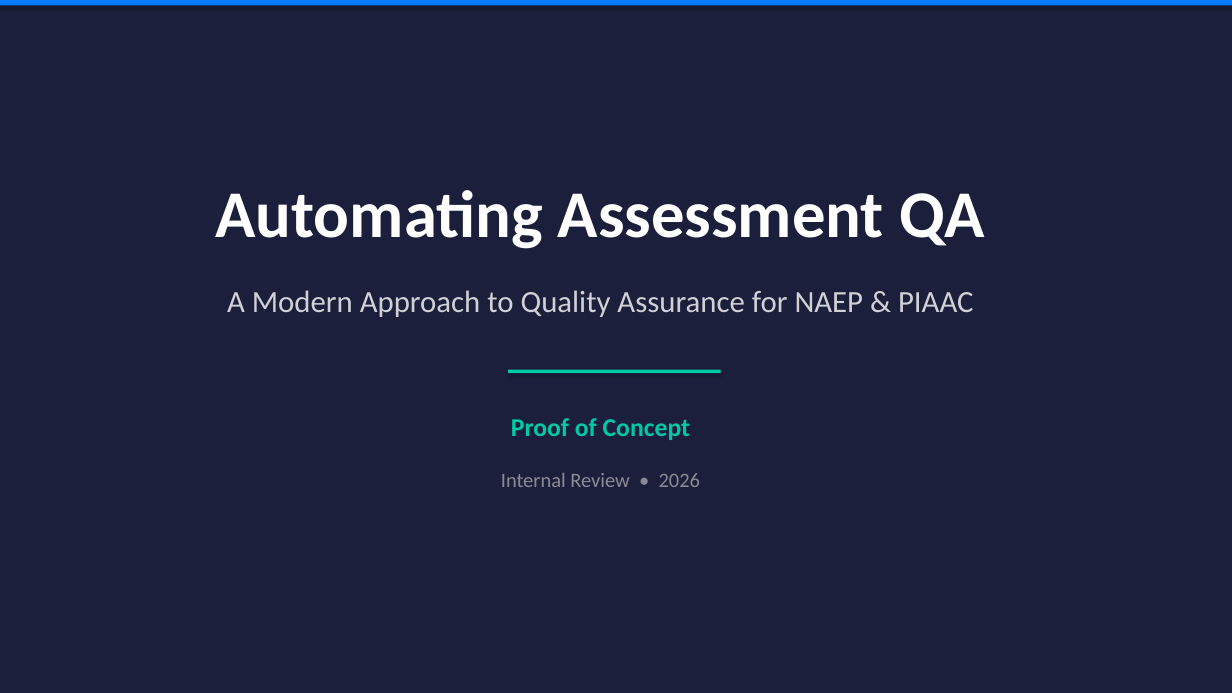
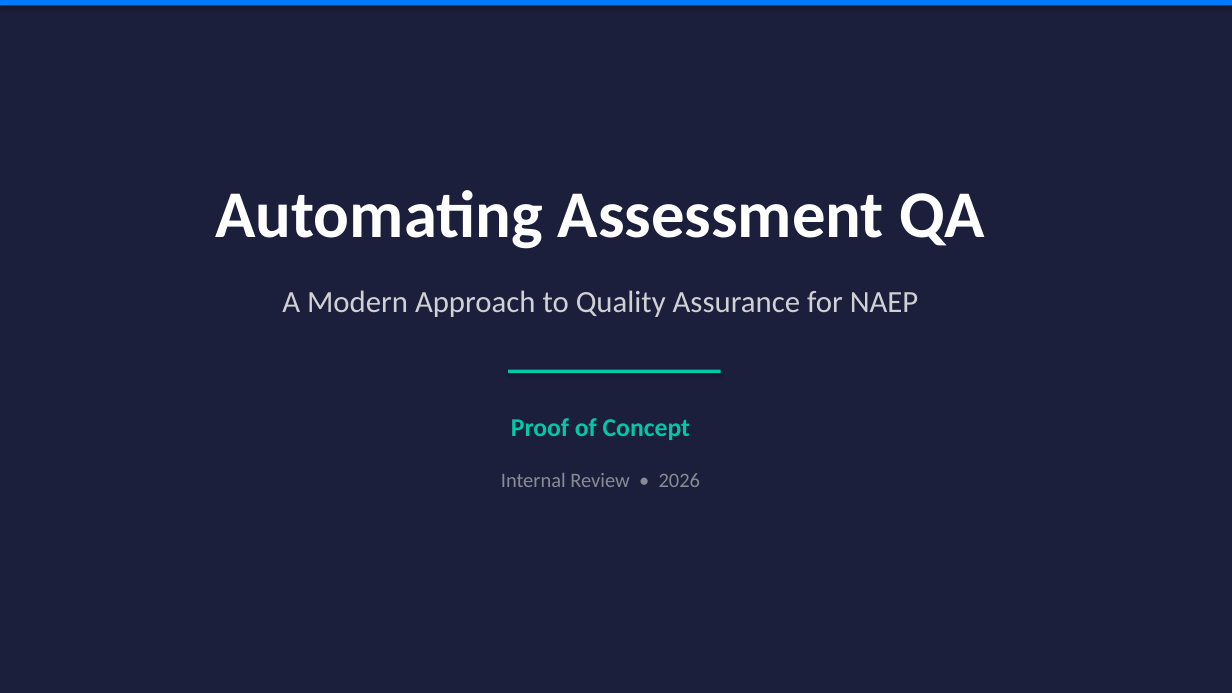
Before and after one commit to PaulBrost/scout, a slide deck: slide 1 of docs/POC.pptx. Drawn at 1232x693 pixels with LibreOffice and Linux fonts; fonts in the diff are those of the drawing. Boxes give left, top, right and bottom in pixels: in the first picture for what was removed or moved away, otherwise in the second. Text is boxed around its words. In the diff, an @@ line names an element or a change of style, - is before the commit and + after.

```diff
--- a/docs/POC.pptx
+++ b/docs/POC.pptx
@@ text at (x1=282, y1=290, x2=919, y2=317): text changed @@
-A Modern Approach to Quality Assurance for NAEP & PIAAC
+A Modern Approach to Quality Assurance for NAEP
```
Also in this commit, not shown: 3 other slides changed, 12 other files.
